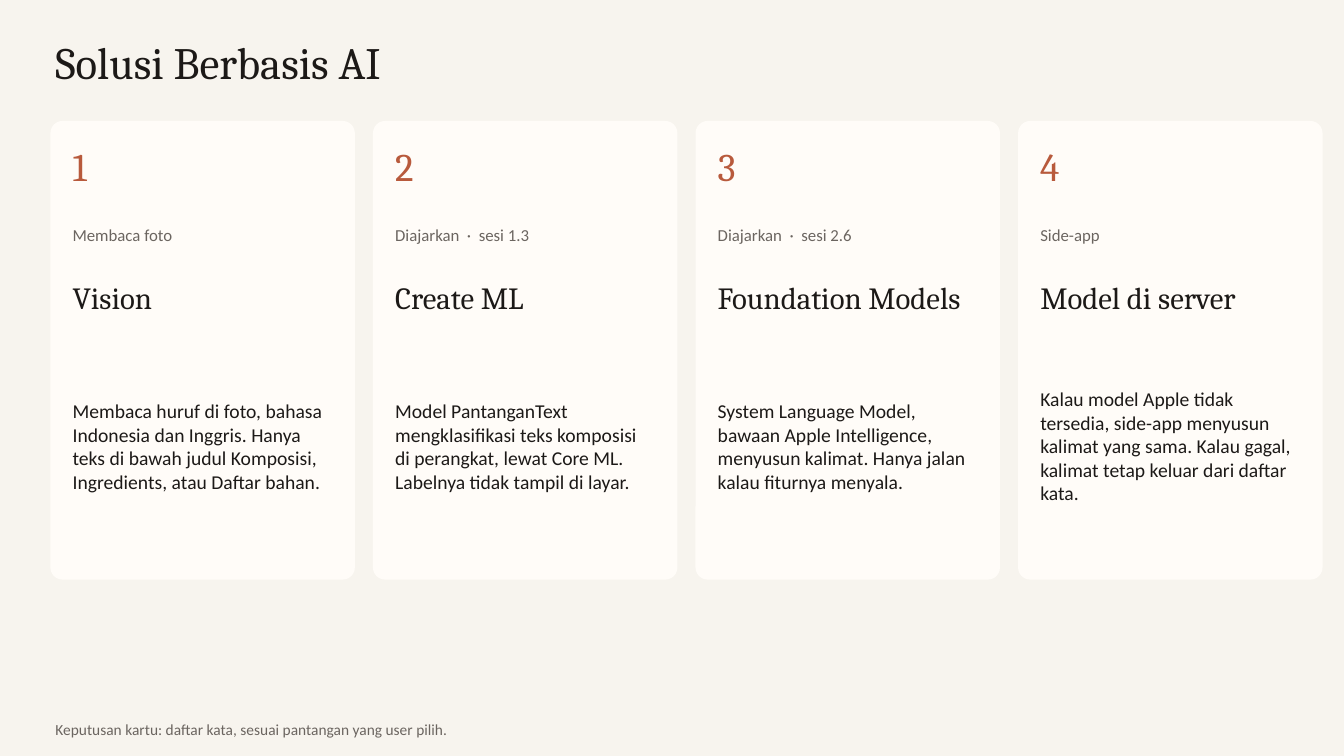
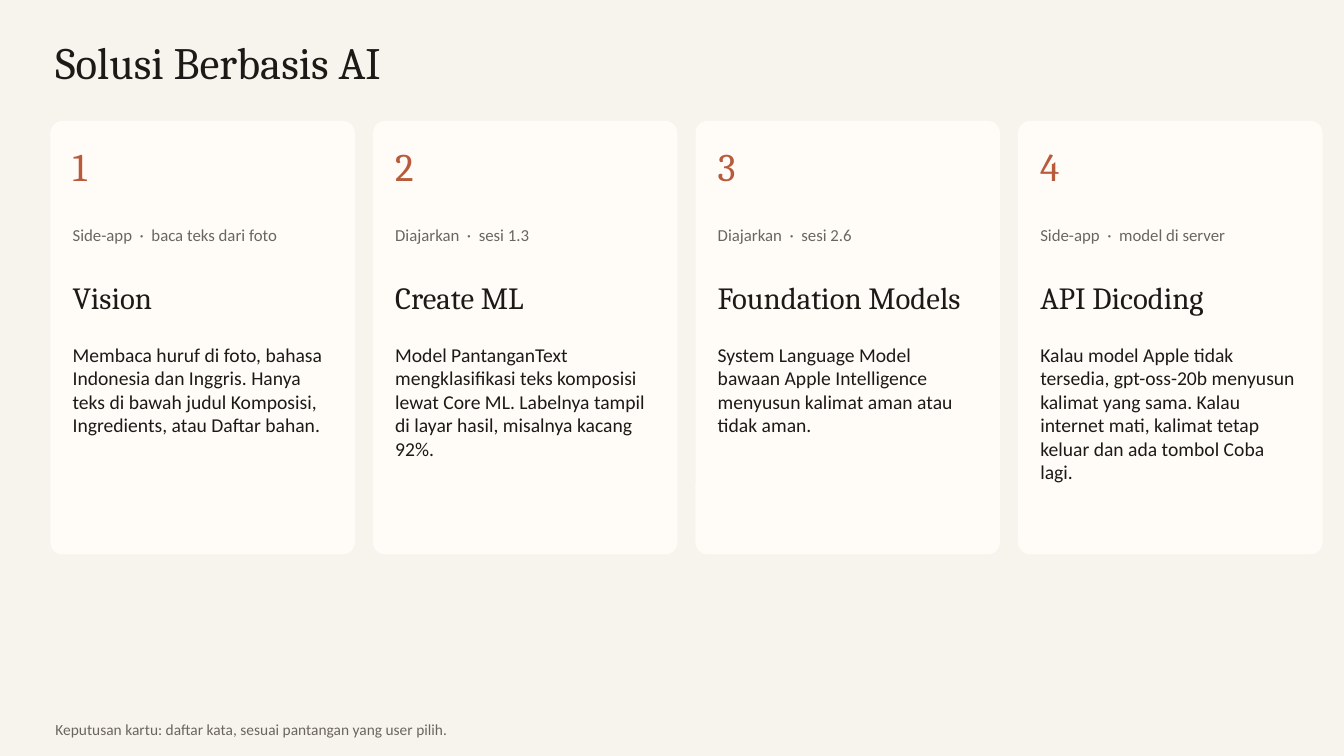
Before and after one commit to dendyramdhan/PantangMakan, a slide deck: slide 7 of presentasi/PantangMakan.pptx. Drawn at 1344x756 pixels with LibreOffice and Linux fonts; fonts in the diff are those of the drawing. Boxes give left, top, right and bottom in pixels: in the first picture for what was removed or moved away, otherwise in the second. Text is boxed around its words. In the diff, an @@ line names an element or a change of style, - is before the commit and + after.

Commit message:
Tampilkan hasil Create ML di layar, rapikan isi deck sesuai template Day 3

```diff
--- a/presentasi/PantangMakan.pptx
+++ b/presentasi/PantangMakan.pptx
@@ rounded rectangle: place and size @@
-rounded rectangle at (50, 121, 355, 580)
+rounded rectangle at (50, 121, 355, 555)
@@ rounded rectangle: place and size @@
-rounded rectangle at (373, 121, 678, 580)
+rounded rectangle at (373, 121, 678, 555)
@@ rounded rectangle: place and size @@
-rounded rectangle at (696, 121, 1000, 580)
+rounded rectangle at (696, 121, 1000, 555)
@@ rounded rectangle: place and size @@
-rounded rectangle at (1018, 121, 1323, 580)
+rounded rectangle at (1018, 121, 1323, 555)
@@ text at (73, 229, 277, 244): text changed @@
-Membaca foto
+Side-app · baca teks dari foto
@@ text at (1040, 229, 1225, 244): text changed @@
-Side-app
+Side-app · model di server
@@ text at (1040, 287, 1203, 316): text changed @@
-Model di server
+API Dicoding
@@ text at (395, 348, 645, 456): text changed @@
-Model PantanganText mengklasifikasi teks komposisi di perangkat, lewat Core ML. Labelnya tidak tampil di layar.
+Model PantanganText mengklasifikasi teks komposisi lewat Core ML. Labelnya tampil di layar hasil, misalnya kacang 92%.
@@ text at (718, 348, 952, 432): text changed @@
-System Language Model, bawaan Apple Intelligence, menyusun kalimat. Hanya jalan kalau fiturnya menyala.
+System Language Model bawaan Apple Intelligence menyusun kalimat aman atau tidak aman.
@@ vertical alignment middle to top in 4 elements at (73, 348, 322, 436), (395, 348, 645, 456), (718, 348, 952, 432), (1040, 348, 1295, 483) @@
@@ text at (1040, 348, 1295, 483): text changed @@
-Kalau model Apple tidak tersedia, side-app menyusun kalimat yang sama. Kalau gagal, kalimat tetap keluar dari daftar kata.
+Kalau model Apple tidak tersedia, gpt-oss-20b menyusun kalimat yang sama. Kalau internet mati, kalimat tetap keluar dan ada tombol Coba lagi.
```
Also in this commit, not shown: 3 other slides changed, 7 other files.
